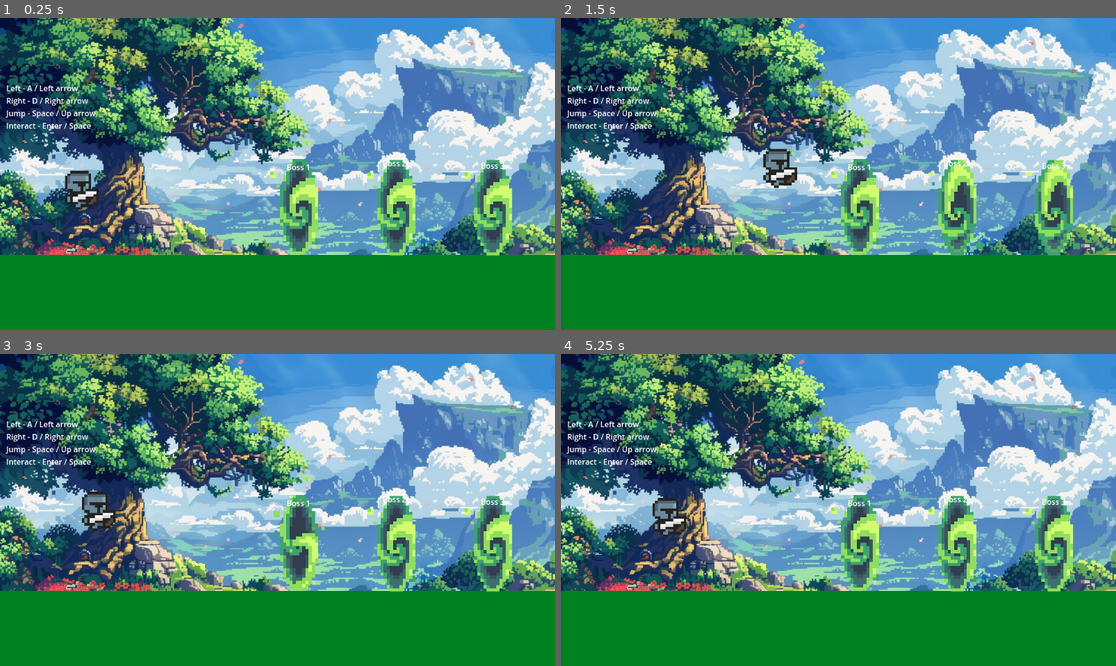
Above: before the commit, frames 1-4 (two rows, left to right).
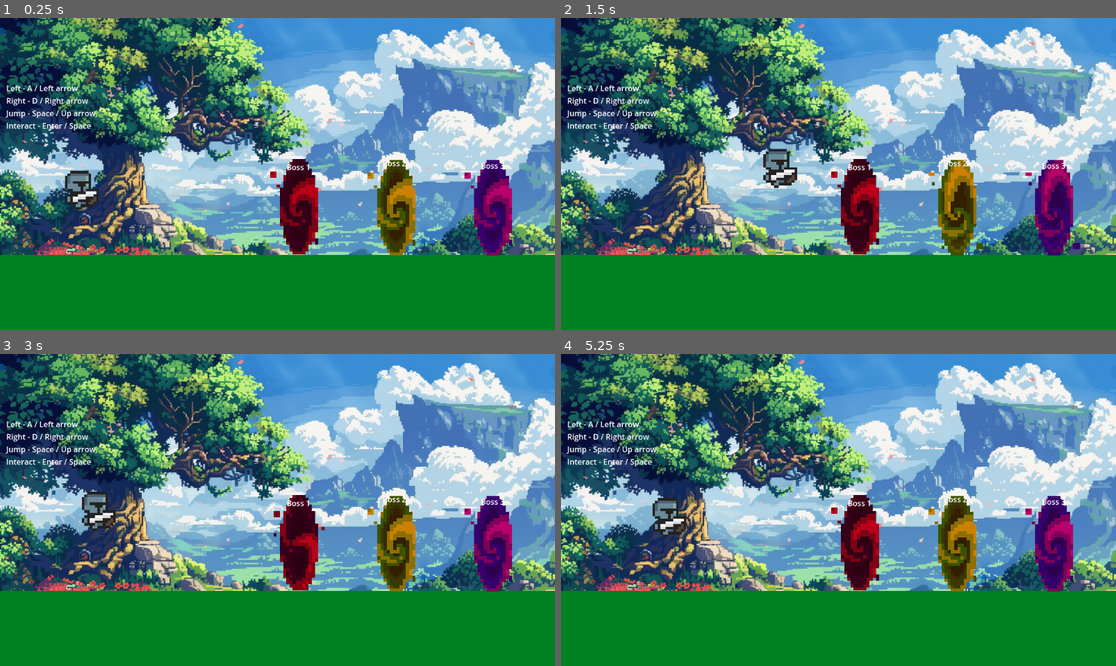
Above: after the commit, the same moments.

Repository: Sam-Gaudet/GameDevProject
Game: Godot game, scene res://Scenes/SamScenesAndScripts/hub.tscn
Same seed, same stepped clock (60 frames per second), same inputs: the game is played once before the commit and once after it. This scene is started directly instead of the project's main scene.
Inputs:
- Up to frame 1 (0.25 s): no input
- Up to frame 2 (1.5 s): tap Enter (ui_accept) at 0.5, 1.35 s; hold Enter (ui_accept) 0.53-1.28 s; hold D (move_right) from 0.53 s (still down); tap Space (jump) at 0.77 s
- Up to frame 3 (3 s): tap Space (jump) at 1.52 s; release D (move_right) at 2.03 s; hold A (move_left) 2.03-2.78 s; hold Enter (ui_accept) 2.03-2.78 s; hold D (move_right) from 2.78 s (still down); tap Enter (ui_accept) at 2.85 s
- Up to frame 4 (5.25 s): tap Space (jump) at 3.02, 3.77, 4.52 s; hold Enter (ui_accept) 3.53-4.28 s; release D (move_right) at 4.28 s; hold A (move_left) 4.28-5.03 s; tap Enter (ui_accept) at 4.35 s; hold D (move_right) from 5.03 s (still down); hold Enter (ui_accept) from 5.03 s (still down)

The runs differ from the first frame. In frame 1, 5.3% of the frame differs, in the area x 48-93%, y 45-77%; in frame 2, 5.3%, in the area x 48-94%, y 45-77%; in frame 3, 5.3%; in frame 4, 5.3%.

Commit message:
Updated portals and scene switch

Diff:
--- a/game-dev-project/Scenes/SamScenesAndScripts/hub.gd
+++ b/game-dev-project/Scenes/SamScenesAndScripts/hub.gd
@@ -57,7 +57,7 @@
 func _input(event: InputEvent) -> void:
 	# Main menu
 	if player_in_main_menu and event.is_action_pressed("ui_accept"):
-		print("Switched to main menu")
+		get_tree().call_deferred("change_scene_to_file", "res://Scenes/AlexisScenesAndScripts/main_menu.tscn")
 
 	# Door one
 	if player_in_door_1 and event.is_action_pressed("ui_accept"):
--- a/game-dev-project/Scenes/SamScenesAndScripts/hub.tscn
+++ b/game-dev-project/Scenes/SamScenesAndScripts/hub.tscn
@@ -121,6 +121,7 @@
 texture = ExtResource("1_ypb1b")
 
 [node name="TestPortal" type="AnimatedSprite2D" parent="Door1"]
+modulate = Color(0.890082, 0, 0.224112, 1)
 texture_filter = 1
 position = Vector2(614, 392)
 scale = Vector2(6.61719, 6.61719)
@@ -151,6 +152,7 @@
 texture = ExtResource("1_ypb1b")
 
 [node name="TestPortal" type="AnimatedSprite2D" parent="Door2"]
+modulate = Color(0.980529, 0.500418, 0, 1)
 texture_filter = 1
 position = Vector2(629, 400)
 scale = Vector2(6.61719, 6.61719)
@@ -181,6 +183,7 @@
 texture = ExtResource("1_ypb1b")
 
 [node name="TestPortal" type="AnimatedSprite2D" parent="Door3"]
+modulate = Color(0.879125, 0.00106658, 0.943515, 1)
 texture_filter = 1
 position = Vector2(643, 406)
 scale = Vector2(6.61719, 6.61719)
Not shown, changed: game-dev-project/README.md
